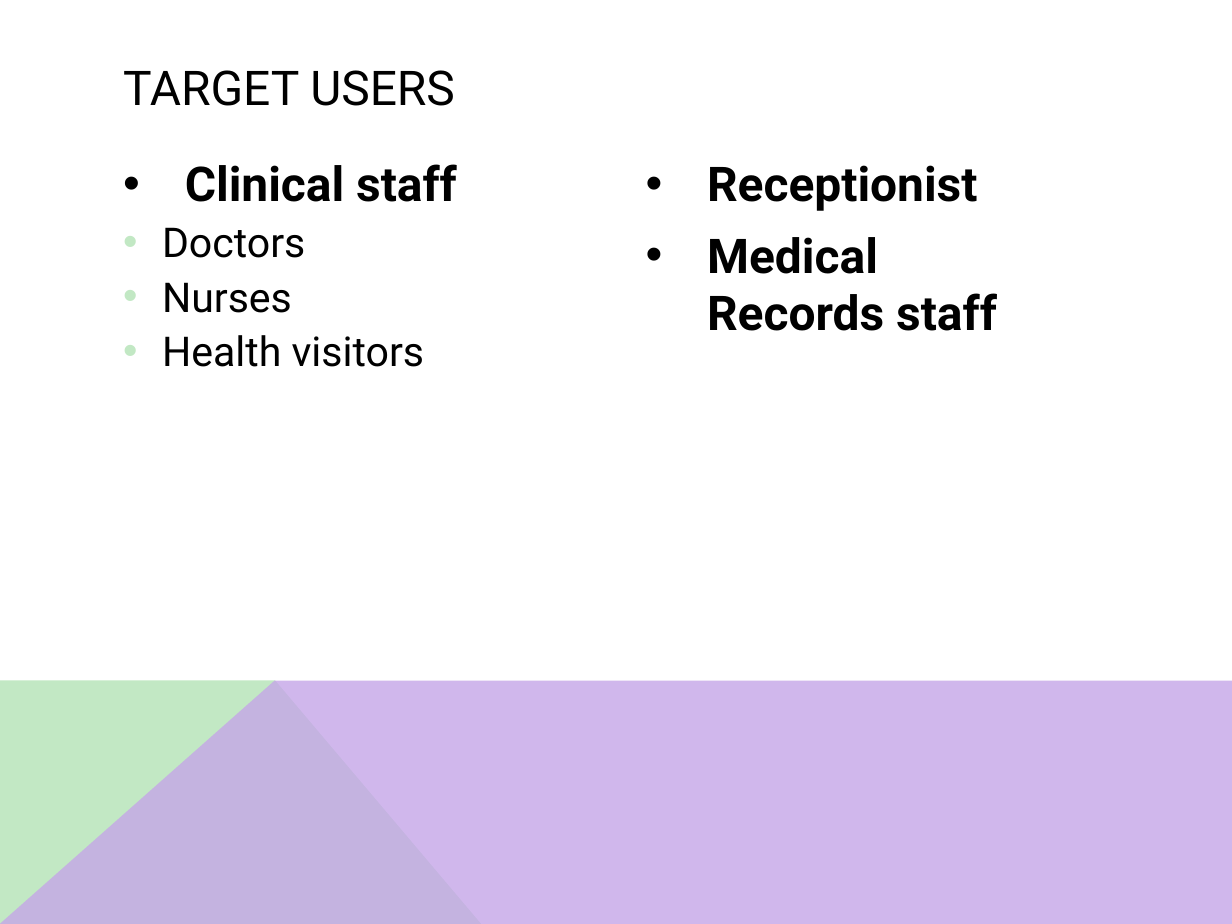
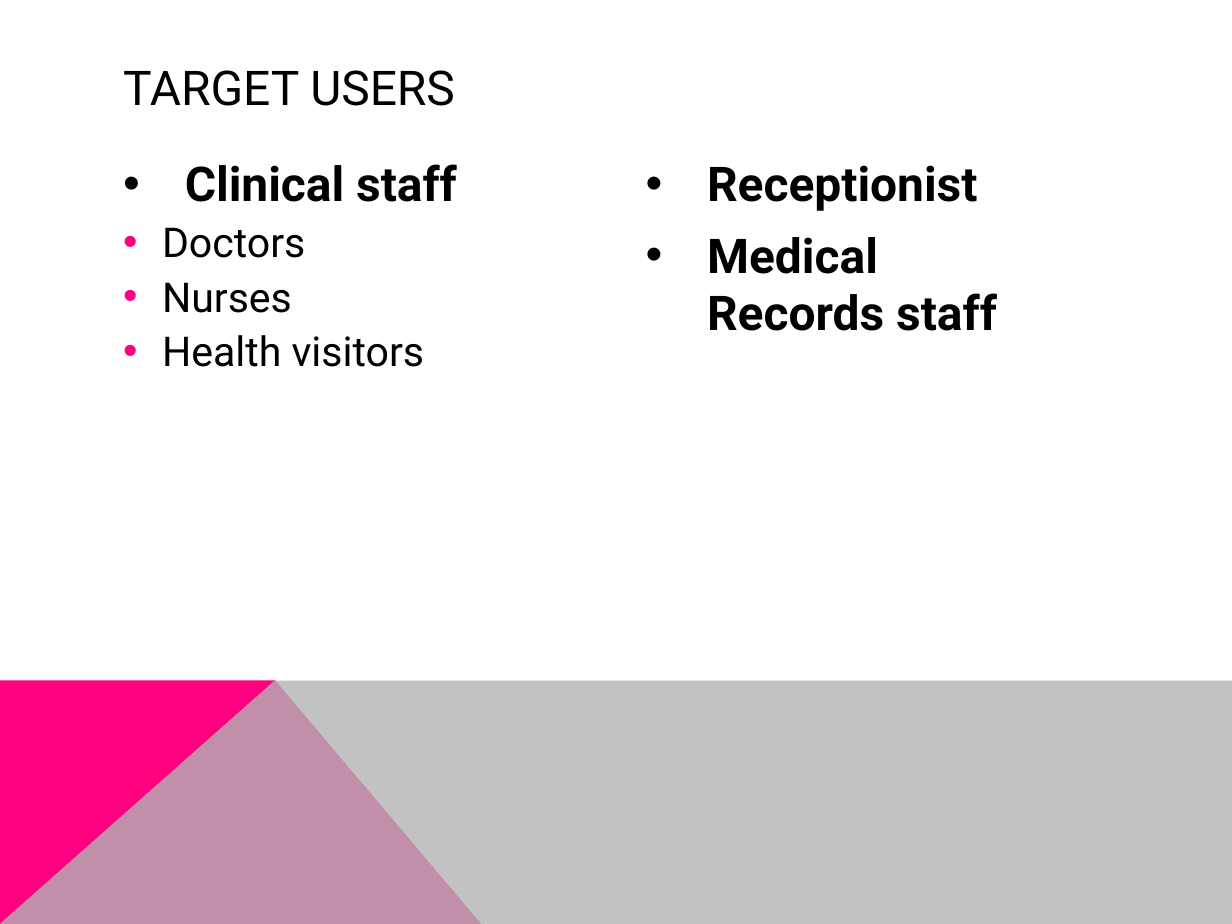
Before and after one commit to simonkrenger/ch.bfh.bti7081.s2013.pink, a slide deck: slide 3 of Project Pink/doc/task01/Presentation - CS Task 1.pptx (slide 4 before the commit). Drawn at 1232x924 pixels with LibreOffice and Linux fonts; fonts in the diff are those of the drawing. Boxes give left, top, right and bottom in pixels: in the first picture for what was removed or moved away, otherwise in the second. Text is boxed around its words. In the diff, an @@ line names an element or a change of style, - is before the commit and + after.

Commit message:
Updated presentation (colors approved by Fränzi, removed some slides)

```diff
--- a/Project Pink/doc/task01/Presentation - CS Task 1.pptx
+++ b/Project Pink/doc/task01/Presentation - CS Task 1.pptx
@@ freeform shape at (x1=0, y1=680, x2=482, y2=924): fill #C2E8C4 to #FF0080 @@
@@ freeform shape at (x1=0, y1=680, x2=1232, y2=924): fill #C5A6E8 at 80% opacity to #B3B3B3 at 80% opacity @@
```
Also in this commit, not shown: 9 other slides changed, 3 slides removed.
